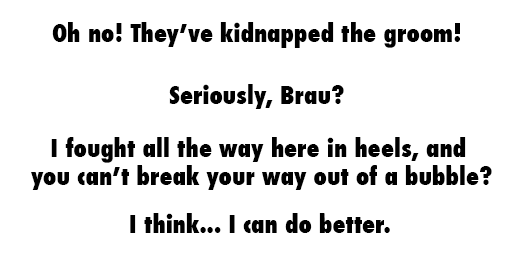
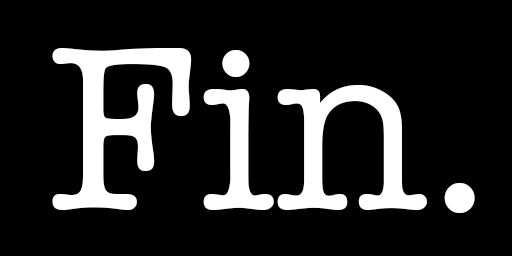
Revision of a layered 512 x 256 image; what changed, layer by layer:
hid "Oh no! They’ve kidnapped the groom!" over [52, 22, 460, 48]
hid "Seriously, Brau?" over [169, 84, 344, 109]
hid "I think... I can do better." over [130, 213, 390, 233]
hid "I fought all the way here in heels, and you can’t break your w" over [31, 137, 492, 190]
hid "Layer 5" over [0, 0, 512, 256]
added layer "Fin." above "Layer 4" over [52, 48, 475, 213]
renamed "Background" to "Layer 0", showed it, painted on it over [0, 0, 512, 256]
